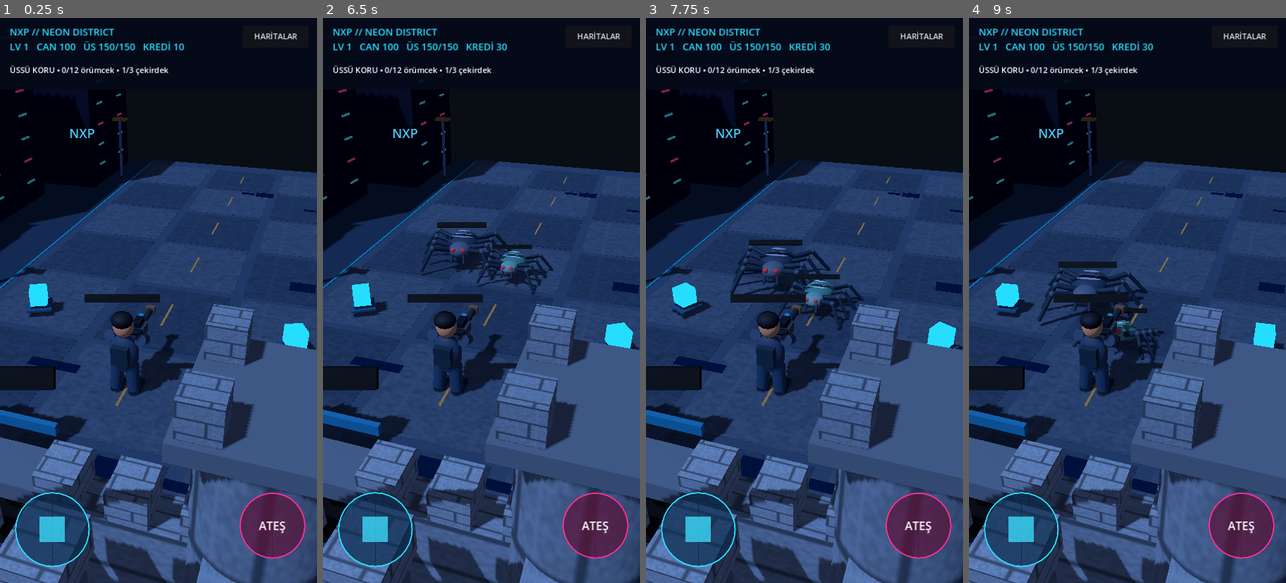
Above: before the commit, frames 1-4 (left to right).
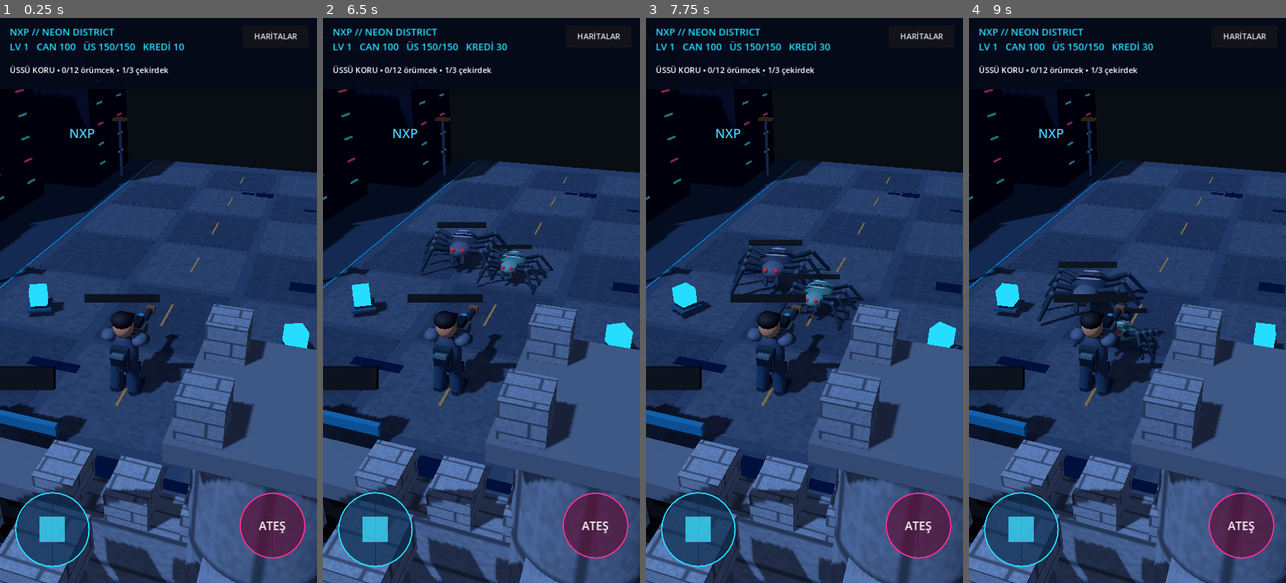
Above: after the commit, the same moments.

Repository: NXP-Network/NXP-Network
Game: Godot game, scene res://main.tscn
Two runs of this game, one before a commit and one after it. Both use one fixed random seed, a clock stepped at 60 frames per second and the inputs below.
Inputs (mouse positions are in pixels of both pictures, inside the frame that each line leads up to):
- Up to frame 1 (0.25 s): no input
- Up to frame 2 (6.5 s): click "HARİTALAR" at 0.5 s; click "1. NEON DISTRICT" at 1.25 s; click "HARİTALAR" at 2 s; click "OYUNA DÖN" at 2.75 s; click "HARİTALAR" at 3.5 s; click "1. NEON DISTRICT" at 4.25 s; move the mouse to (551, 272) at 5.02 s; click (551, 272) at 5.17 s; drag from (418, 328) to (465, 413) at 5.77 s
- Up to frame 3 (7.75 s): move the mouse to (836, 176) at 6.52 s; click (836, 176) at 6.67 s; drag from (788, 413) to (709, 215) at 7.27 s
- Up to frame 4 (9 s): move the mouse to (1222, 385) at 8.02 s; click (1222, 385) at 8.17 s; drag from (1032, 215) to (1079, 159) at 8.77 s

The runs differ from the first frame. In frame 1, 0.3% of the frame differs, in the area x 32-58%, y 51-67%; in frame 2, 0.3%, in the area x 32-61%, y 42-67%; in frame 3, 0.3%; in frame 4, 0.3%.

Commit message:
Add visual detail to soldier castle and spiders

Diff:
--- a/godot/main.gd
+++ b/godot/main.gd
@@ -281,6 +281,13 @@
 	stone_block(base_node, Vector3(0.75, 3.0, 4.4), Vector3(-3.75, 1.5, 0.05), wall)
 	stone_block(base_node, Vector3(0.75, 3.0, 4.4), Vector3(3.75, 1.5, 0.05), wall)
 	block(base_node, Vector3(1.72, 2.15, 0.13), Vector3(0, 1.08, -2.58), Color(0.12, 0.1, 0.09))
+	# Gate frame, wooden door planks and visible iron bands.
+	for gate_side in [-1, 1]:
+		stone_block(base_node, Vector3(0.28, 2.4, 0.32), Vector3(gate_side * 1.04, 1.2, -2.65), wall.lightened(0.08))
+	for plank in range(6):
+		block(base_node, Vector3(0.24, 1.88, 0.08), Vector3(-0.65 + plank * 0.26, 1.03, -2.69), Color(0.2 + plank % 2 * 0.025, 0.14, 0.11))
+	for band_y in [0.55, 1.7]:
+		block(base_node, Vector3(1.75, 0.09, 0.07), Vector3(0, band_y, -2.74), Color(0.1, 0.12, 0.14))
 	block(base_node, Vector3(1.88, 0.34, 0.8), Vector3(0, 2.75, -2.15), trim)
 	for k in range(-2, 3):
 		block(base_node, Vector3(0.16, 2.0, 0.12), Vector3(k * 0.3, 1.04, -2.66), Color(0.23, 0.19, 0.16))
@@ -324,11 +331,15 @@
 	oval(player, Vector3(0.39, 0.56, 0.27), Vector3(0, 1.25, 0), suit)
 	oval(player, Vector3(0.27, 0.32, 0.26), Vector3(0, 2.08, 0), skin)
 	oval(player, Vector3(0.28, 0.2, 0.27), Vector3(0, 2.29, 0.08), Color(0.11, 0.1, 0.11))
+	block(player, Vector3(0.43, 0.11, 0.18), Vector3(0, 2.25, -0.2), Color(0.1, 0.13, 0.16))
+	block(player, Vector3(0.3, 0.1, 0.13), Vector3(0, 2.11, -0.28), Color(0.24, 0.36, 0.39))
 	for eye_side in [-1, 1]:
 		oval(player, Vector3(0.042, 0.034, 0.02), Vector3(eye_side * 0.12, 2.1, -0.256), Color(0.12, 0.1, 0.09))
 	for side_value in [-1, 1]:
 		var side := float(side_value)
+		oval(player, Vector3(0.19, 0.15, 0.24), Vector3(side * 0.41, 1.72, -0.03), suit.lightened(0.12))
 		limb(player, Vector3(side * 0.2, 0.91, 0), Vector3(side * 0.25, 0.16, 0.05), 0.17, Color(0.16, 0.23, 0.3))
+		block(player, Vector3(0.25, 0.3, 0.2), Vector3(side * 0.24, 0.73, -0.13), Color(0.1, 0.13, 0.17))
 		block(player, Vector3(0.3, 0.17, 0.52), Vector3(side * 0.26, 0.09, -0.16), Color(0.11, 0.15, 0.2))
 		limb(player, Vector3(side * 0.42, 1.68, -0.05), Vector3(side * 0.33, 1.27, -0.72), 0.135, suit)
 		oval(player, Vector3(0.12, 0.12, 0.12), Vector3(side * 0.31, 1.28, -0.74), Color(0.08, 0.1, 0.12))
@@ -342,6 +353,8 @@
 	block(player, Vector3(0.14, 0.1, 0.12), Vector3(0, 1.55, -1.37), Color(0.16, 0.48, 0.57))
 	block(player, Vector3(0.56, 0.4, 0.11), Vector3(0, 1.4, -0.28), suit.lightened(0.22))
 	block(player, Vector3(0.45, 0.52, 0.18), Vector3(0, 1.35, 0.31), Color(0.13, 0.18, 0.21))
+	block(player, Vector3(0.38, 0.26, 0.15), Vector3(0, 1.29, 0.43), Color(0.09, 0.12, 0.15))
+	block(player, Vector3(0.32, 0.09, 0.18), Vector3(0, 1.46, 0.45), Color(0.27, 0.35, 0.36))
 	block(player, Vector3(0.42, 0.12, 0.38), Vector3(0, 0.83, 0), Color(0.14, 0.19, 0.24))
 	player_bar = health_bar(player, 2.86, 1.7, Color(0.35, 0.9, 0.48))
 
@@ -379,7 +392,10 @@
 		shell = Color(0.35, 0.33, 0.42)
 	var legs := Color(0.25, 0.15, 0.19) if boss else Color(0.13, 0.17, 0.21)
 	oval(root, Vector3(0.65, 0.37, 0.72), Vector3(0, 0.78, 0.42), shell)
+	oval(root, Vector3(0.58, 0.21, 0.65), Vector3(0, 0.64, 0.45), shell.darkened(0.35))
 	oval(root, Vector3(0.42, 0.29, 0.43), Vector3(0, 0.76, -0.49), shell.lightened(0.15))
+	for fang_side in [-1, 1]:
+		limb(root, Vector3(fang_side * 0.19, 0.64, -0.75), Vector3(fang_side * 0.16, 0.37, -1.03), 0.06, legs)
 	for stripe in range(3):
 		oval(root, Vector3(0.44 - stripe * 0.08, 0.04, 0.06), Vector3(0, 1.11 + stripe * 0.025, 0.05 + stripe * 0.27), shell.lightened(0.35))
 	if kind == "armored":
